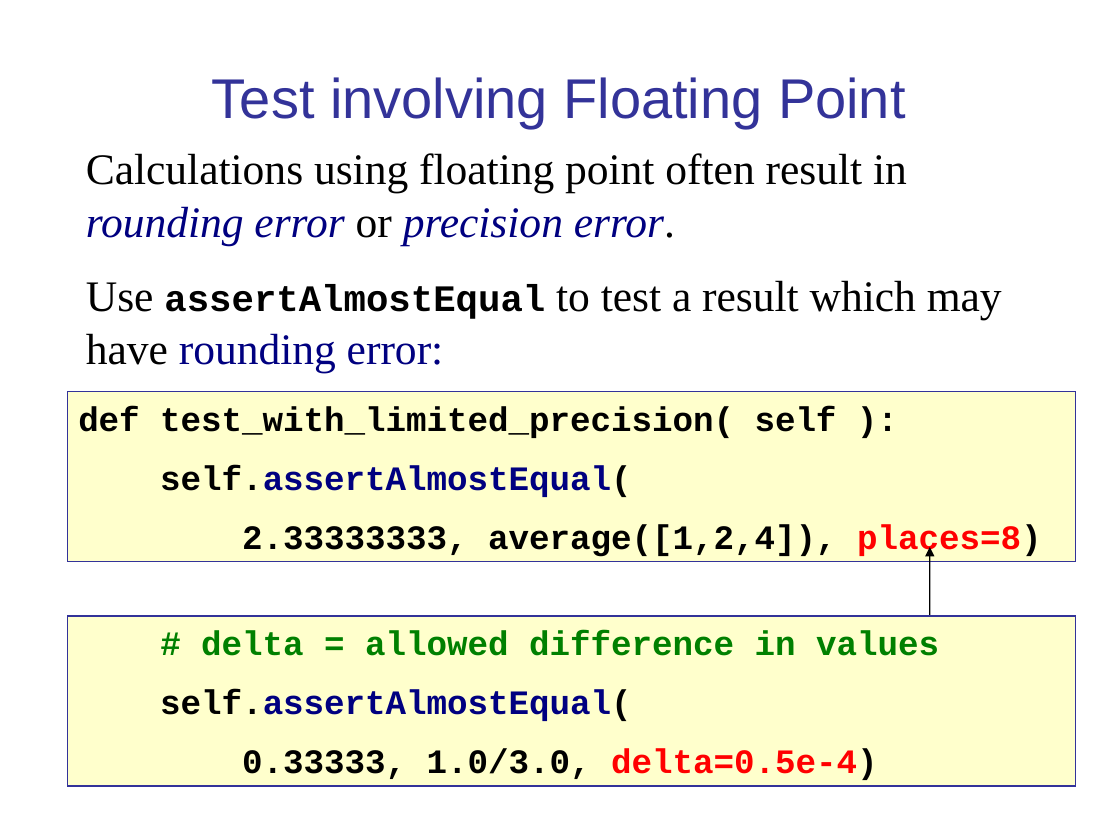
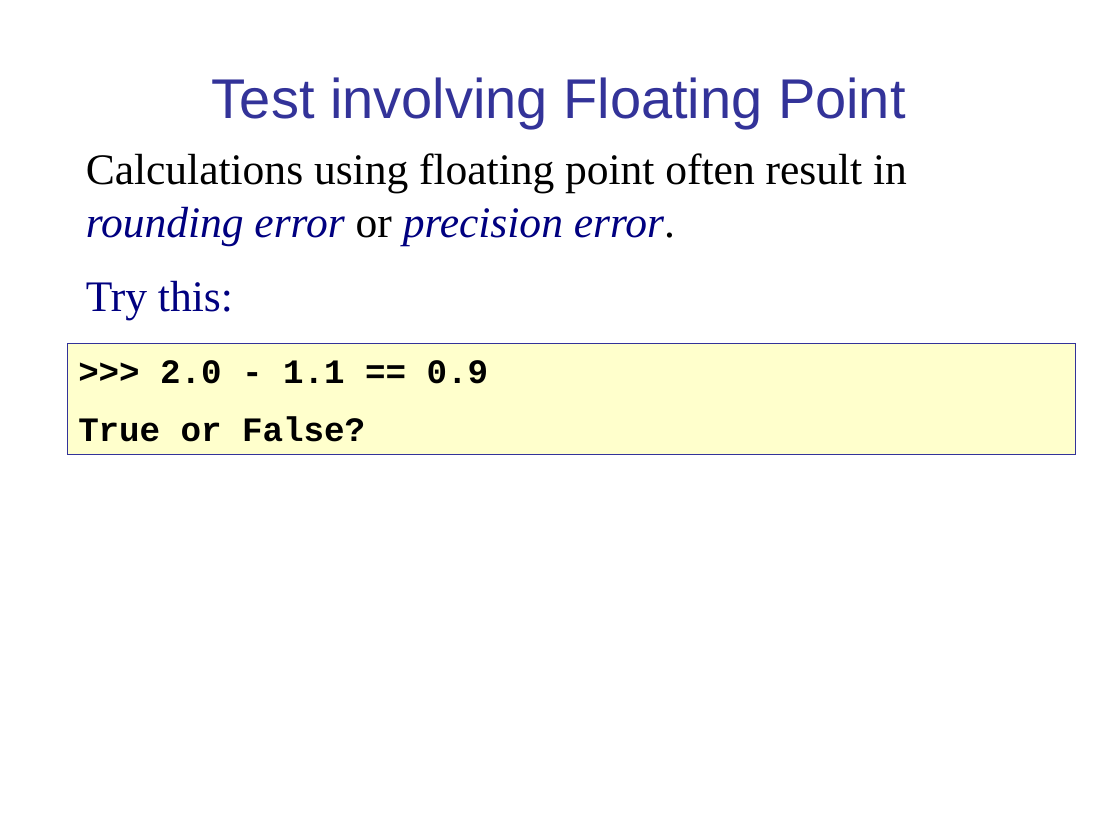
Before and after one commit to cpske/ISP, a slide deck: slide 16 of testing/PythonUnitTesting.ppt. Drawn at 1120x840 pixels with LibreOffice and Linux fonts; fonts in the diff are those of the drawing. Boxes give left, top, right and bottom in pixels: in the first picture for what was removed or moved away, otherwise in the second. Text is boxed around its words. In the diff, an @@ line names an element or a change of style, - is before the commit and + after.

Commit message:
Python unittest clarify use of assertAlmostEqual

```diff
--- a/testing/PythonUnitTesting.ppt
+++ b/testing/PythonUnitTesting.ppt
@@ text at (x1=86, y1=280, x2=233, y2=320): text changed; text colour #000000 to #000080 @@
-Use assertAlmostEqual to test a result which may have rounding error:
+Try this:
@@ rectangle added at (x1=67, y1=343, x2=1075, y2=454), fill #FFFFCC, outline #333399 0.74 pt, 22 pt, text #000000, bold @@
+>>> 2.0 - 1.1 == 0.9
+True or False?
@@ rectangle removed at (x1=67, y1=392, x2=1075, y2=562) @@
-def test_with_limited_precision( self ):
-self.assertAlmostEqual(
-2.33333333, average([1,2,4]), places=8)
@@ arrow removed from (930, 661) to (930, 547) @@
@@ rectangle removed at (x1=67, y1=616, x2=1075, y2=786) @@
-# delta = allowed difference in values
-self.assertAlmostEqual(
-0.33333, 1.0/3.0, delta=0.5e-4)
```
Also in this commit, not shown: 1 other slide changed, 1 slide added, 1 other file.
